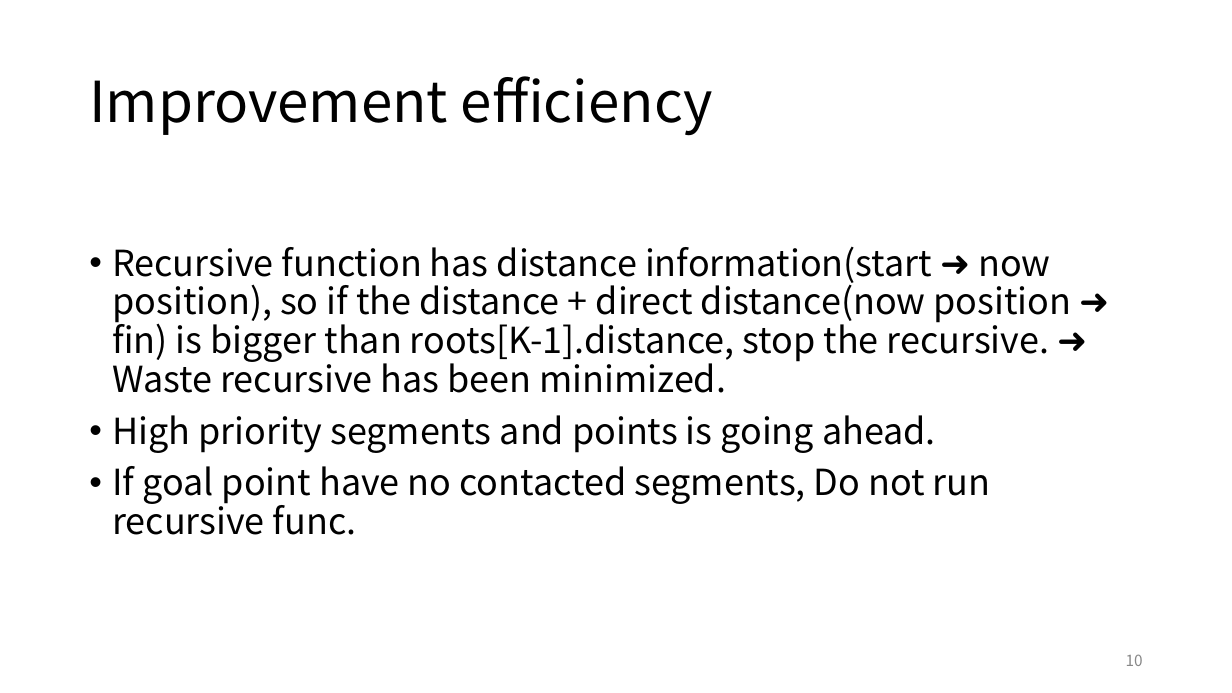
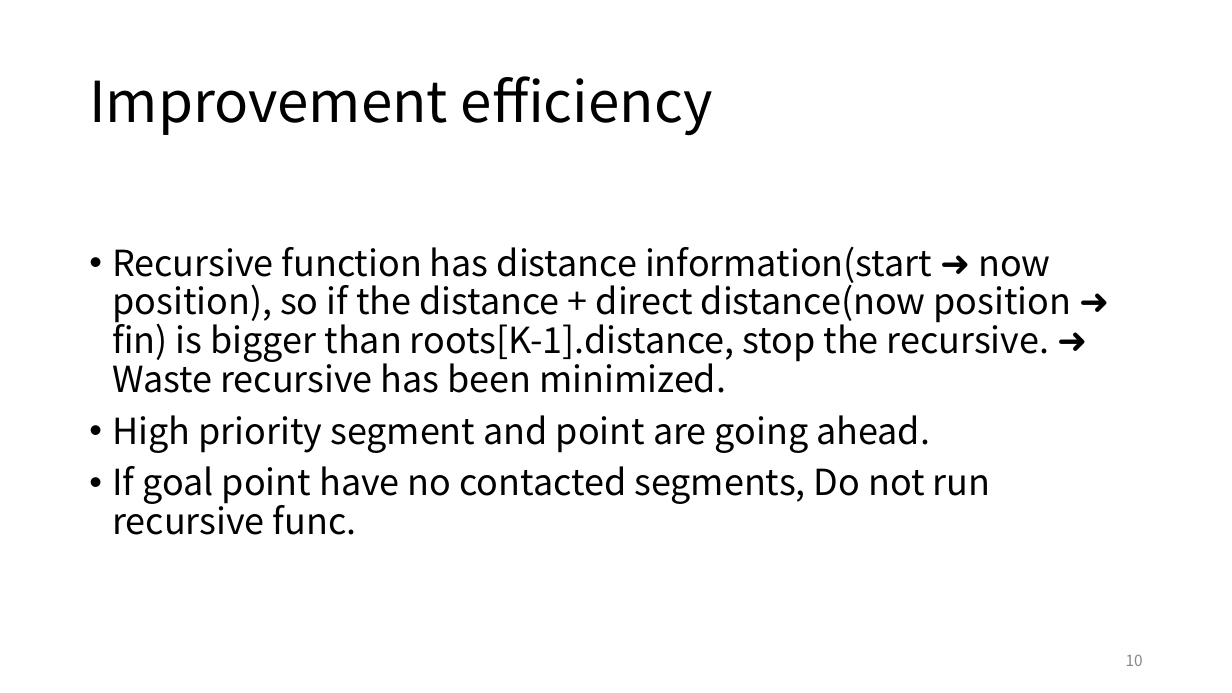
Before and after one commit to ie03-aizu-2019/ie03project-skys, a slide deck: slide 10 of Reports/final2.pptx. Drawn at 1232x693 pixels with LibreOffice and Linux fonts; fonts in the diff are those of the drawing. Boxes give left, top, right and bottom in pixels: in the first picture for what was removed or moved away, otherwise in the second. Text is boxed around its words. In the diff, an @@ line names an element or a change of style, - is before the commit and + after.

```diff
--- a/Reports/final2.pptx
+++ b/Reports/final2.pptx
@@ text at box(112, 415, 930, 453): text changed @@
-• High priority segments and points is going ahead.
+• High priority segment and point are going ahead.
```
Also in this commit, not shown: 1 other slide changed.
